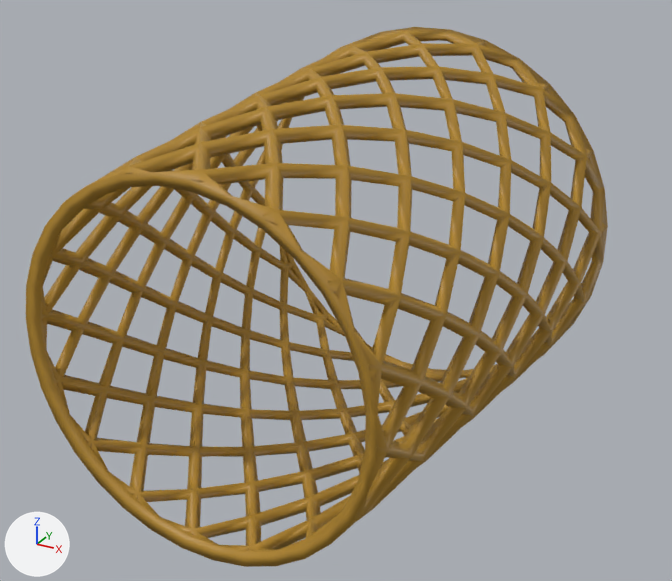
A saved change to the Blender file Assets/blender/trash-can.blend.
Before and after are seen from a camera (50 mm lens) standing at (10.6, -19.0, 9.2) and looking at (-2.3, 4.6, -2.5). Arrows for +X, +Y and +Z are at lower left; the lights stay in place.
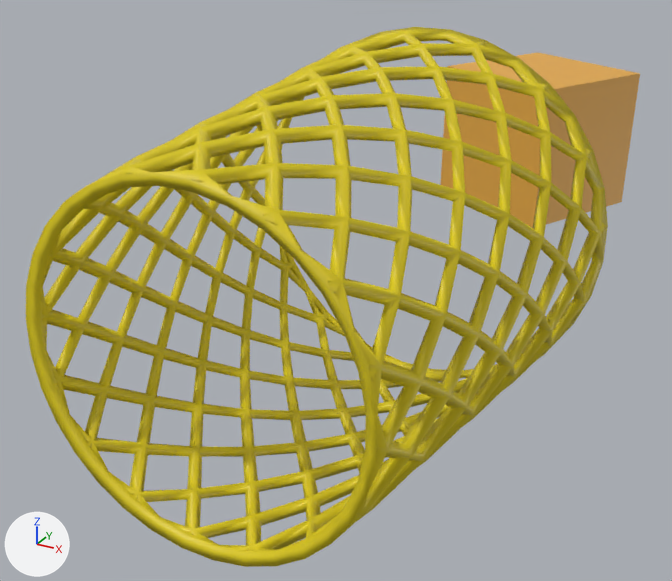
Patch to the scene script:
```diff
--- a/Assets/blender/trash-can.blend.py
+++ b/Assets/blender/trash-can.blend.py
@@ mat_material @@
 mat_material = principled_material('Material')
-mat_material.base_color = (0.443, 0.242, 0.0249)  # brown #b2872c
+mat_material.base_color = (0.748, 0.606, 0.00749)  # yellow #e0cc15
@@ mat_cardboard @@
+mat_cardboard = principled_material('Cardboard')
+mat_cardboard.base_color = (0.8, 0.405, 0.0586)  # orange #e7ab44
@@ me_cube @@
+me_cube.from_pydata(...)  # a box spanning x -1.0..1.0, y -1.0..1.0, z -1.0..1.0
+me_cube.materials.append(mat_cardboard)  # orange #e7ab44
@@ ob_cube @@
+ob_cube = bpy.data.objects.new('Cube', me_cube)
+ob_cube.location = (0.0, 16.88, 0.0)
+ob_cube.rotation_euler = (0.0024, 0.0194, -0.428)  # degrees (0.1, 1.1, -25)
+ob_cube.scale = (2.59, 2.59, 2.59)
```

Changed parts and their boxes (x1, y1, x2, y2) in the pictures (672 x 581 px):
'Cylinder', recoloured (brown to yellow): (26, 27, 608, 567) in both
'Cube', added (orange): after (441, 53, 640, 228)
